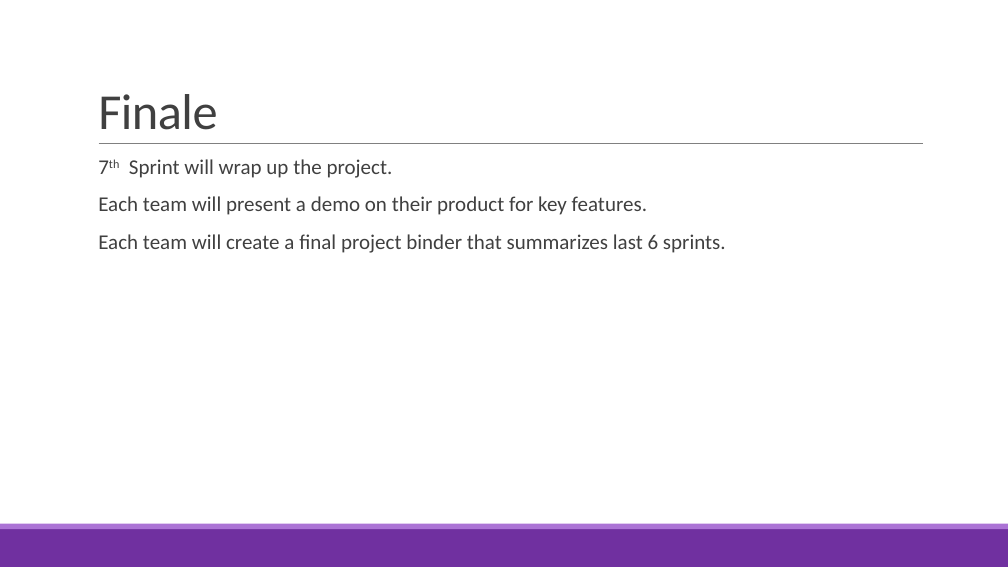
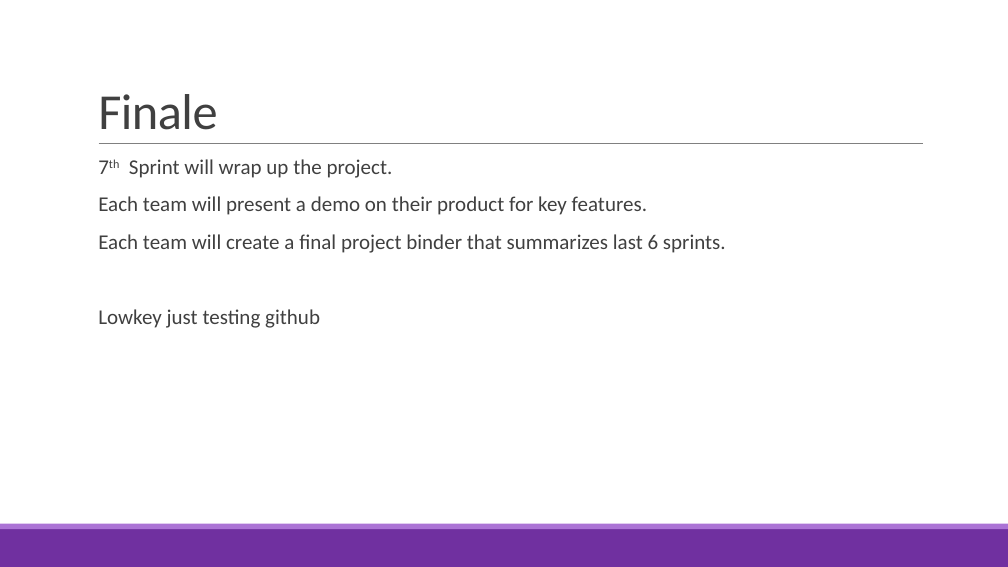
Before and after one commit to xXGBABYXx/Demo-W6-Real, a slide deck: slide 6 of Week 08 - Project.pptx. Drawn at 1008x567 pixels with LibreOffice and Linux fonts; fonts in the diff are those of the drawing. Boxes give left, top, right and bottom in pixels: in the first picture for what was removed or moved away, otherwise in the second. Text is boxed around its words. In the diff, an @@ line names an element or a change of style, - is before the commit and + after.

Commit message:
chill luh udpdate
words

```diff
--- a/Week 08 - Project.pptx
+++ b/Week 08 - Project.pptx
@@ text at (98, 309, 320, 328): paragraph added @@
+  Lowkey just testing github
```
